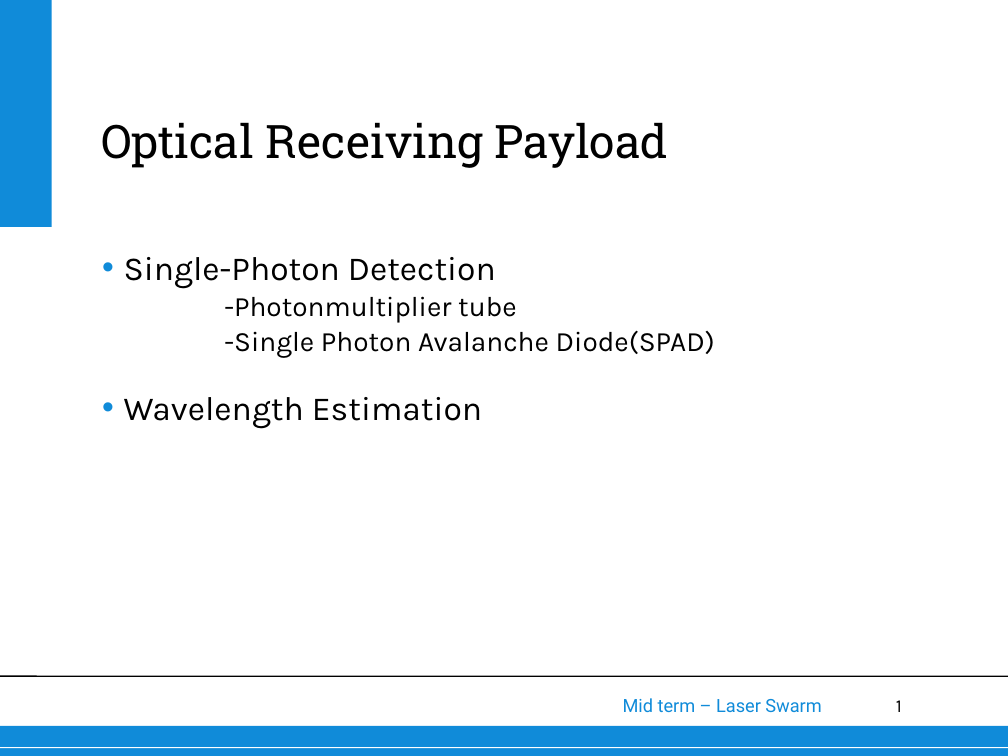
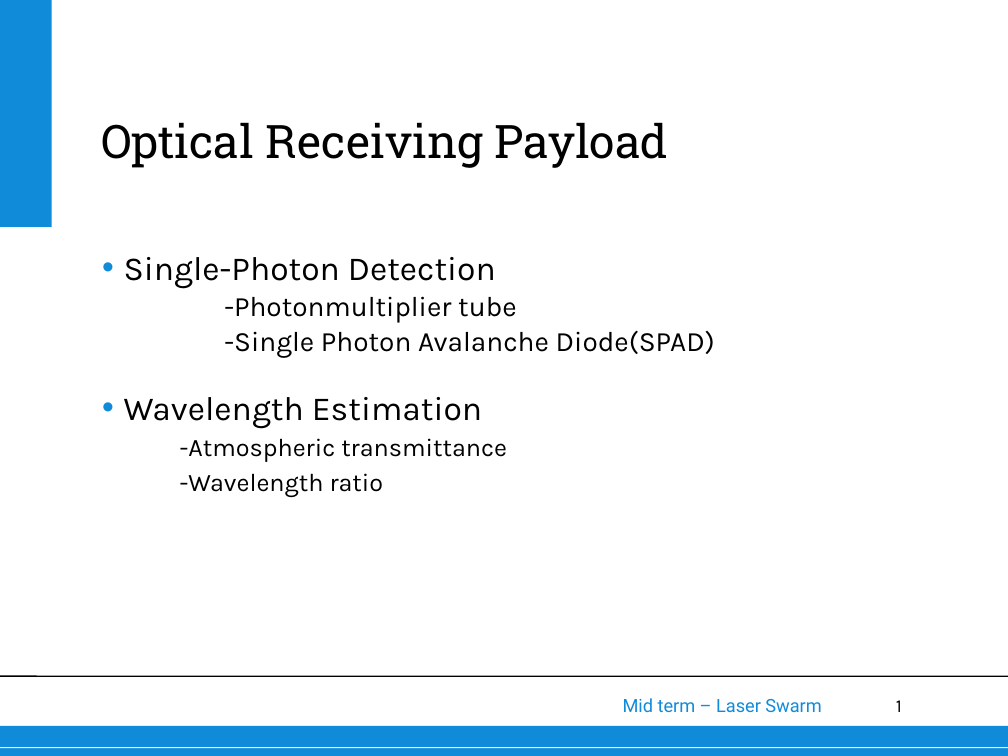
Before and after one commit to thewisenerd/laser-swarm, a slide deck: slide 1 of midTermPresentation/subsections/OS.ppt. Drawn at 1008x756 pixels with LibreOffice and Linux fonts; fonts in the diff are those of the drawing; background and template pictures are left out. Boxes give left, top, right and bottom in pixels: in the first picture for what was removed or moved away, otherwise in the second. Text is boxed around its words. In the diff, an @@ line names an element or a change of style, - is before the commit and + after.

```diff
--- a/midTermPresentation/subsections/OS.ppt
+++ b/midTermPresentation/subsections/OS.ppt
@@ text at [180,438,507,498]: paragraphs added @@
+-Atmospheric transmittance
+-Wavelength ratio
```
Also in this commit, not shown: 1 other slide changed, 7 slides added.
